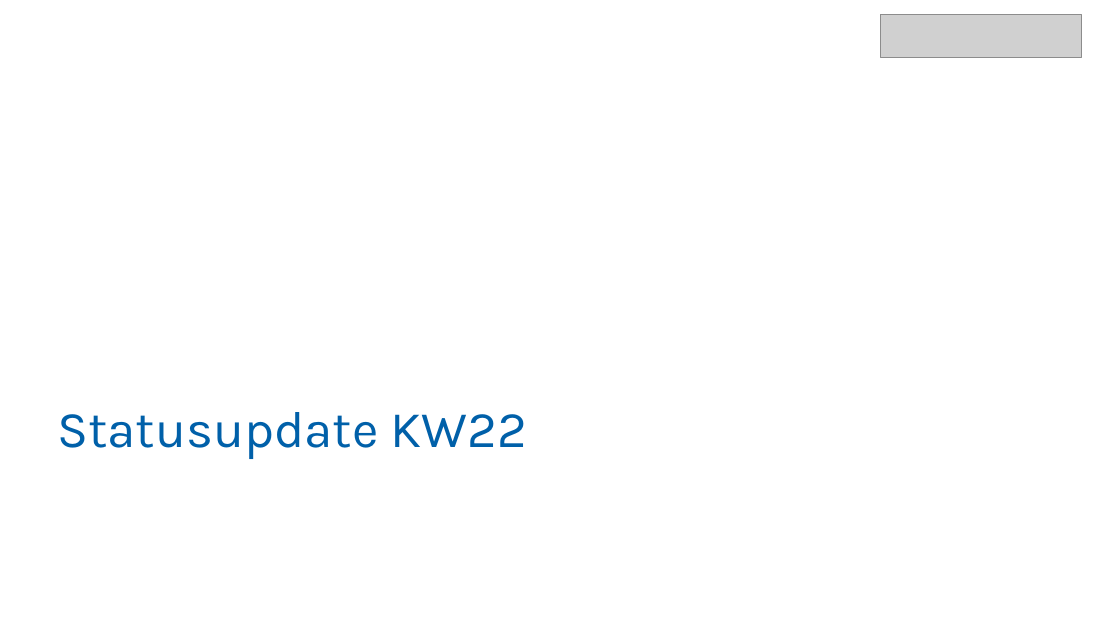
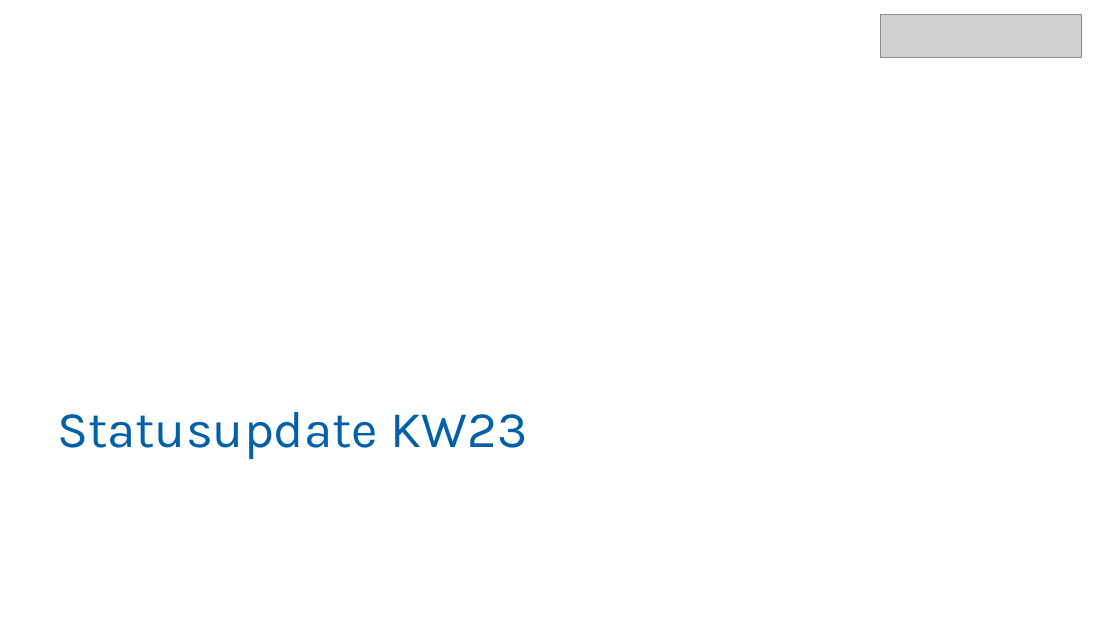
Before and after one commit to GiulliMo/Master_Doc, a slide deck: slide 1 of Präsentationen/StatusupdateKW23/UpdateKW23.pptx. Drawn at 1120x630 pixels with LibreOffice and Linux fonts; fonts in the diff are those of the drawing; grey boxes stand for pictures; background and template pictures are left out. Boxes give left, top, right and bottom in pixels: in the first picture for what was removed or moved away, otherwise in the second. Text is boxed around its words. In the diff, an @@ line names an element or a change of style, - is before the commit and + after.

```diff
--- a/Präsentationen/StatusupdateKW23/UpdateKW23.pptx
+++ b/Präsentationen/StatusupdateKW23/UpdateKW23.pptx
@@ text in freeform shape at bbox=[57, 412, 527, 459]: text changed @@
-Statusupdate KW22
+Statusupdate KW23
```
Also in this commit, not shown: 3 other slides changed, 3 slides added, 1 slide removed, 10 other files.
